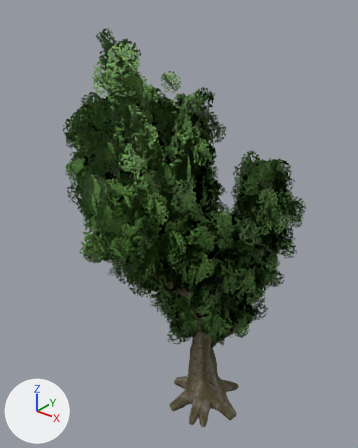
What one commit did to the glTF model public/assets/tree.glb.
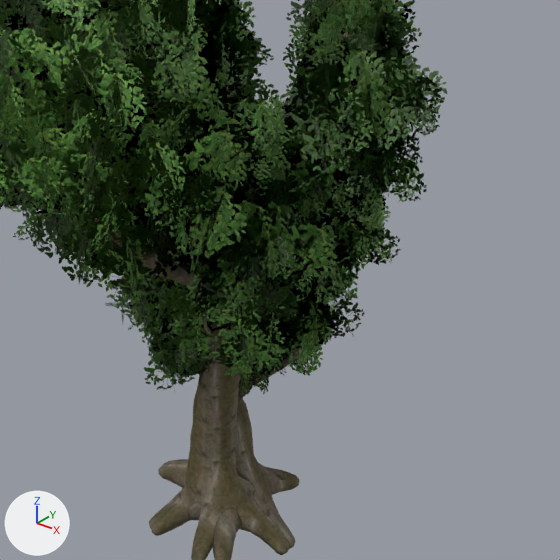
Each version appears first whole from a camera (50 mm lens) standing at (7.01, -10.14, 11.97) and looking at (-0.68, -0.52, 6.01), and next in a close-up on the part from 28% to 100% of the width and 37% to 94% of the height. The lights are fixed; the arrows at lower left show +X, +Y and +Z. The last two pictures show the newer version. Where no turn or scale is listed for an object, it has been applied to the vertices.

Objects in the first close-up: 'great_tree', 'meadow_tree'.
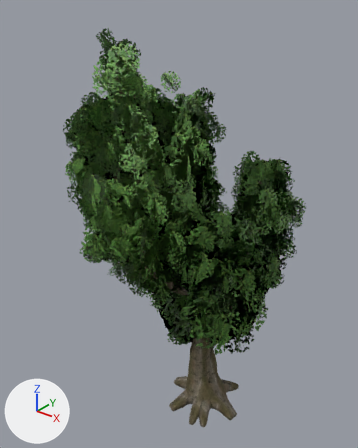
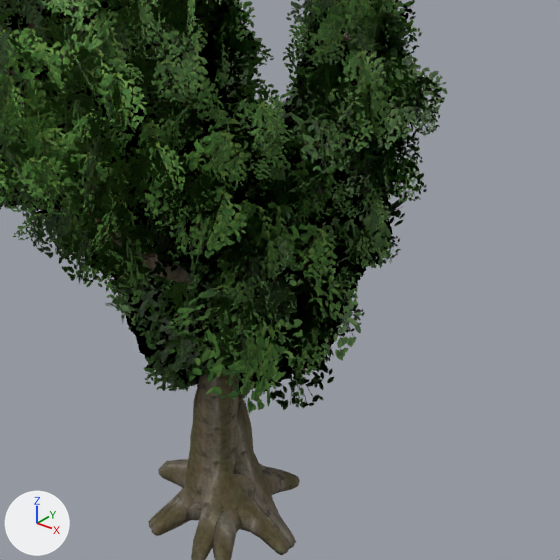
Changed parts and their boxes [x1, y1, x2, y2] in the close-ups (560 x 560 px):
```json
{"object": "meadow_tree_lod1", "change": "added", "after": [112, 141, 406, 560], "faces in mat_tree_leaves (picture img_leaf_cluster)": [112, 141, 406, 414], "faces in mat_meadow_tree_bark": [148, 383, 300, 560]}
```

The change, as JSON lines over the scene's bpy script:
```json
{"op": "add", "block": "me_meadow_tree_wood_001", "code": ["me_meadow_tree_wood_001 = bpy.data.meshes.new('meadow_tree_wood.001')", "me_meadow_tree_wood_001.from_pydata(...)  # 2292 vertices, 2696 faces; spans x -2.7..2.7, y -2.34..2.34, z -3.3..3.3", "# faces by material slot: [2056, 640]", "me_meadow_tree_wood_001.materials.append(mat_meadow_tree_bark)", "me_meadow_tree_wood_001.materials.append(mat_tree_leaves)  # picture img_leaf_cluster"]}
{"op": "add", "block": "ob_meadow_tree_lod1", "code": ["ob_meadow_tree_lod1 = bpy.data.objects.new('meadow_tree_lod1', me_meadow_tree_wood_001)", "ob_meadow_tree_lod1.location = (-0.6, 0.32, 2.89)"]}
```
